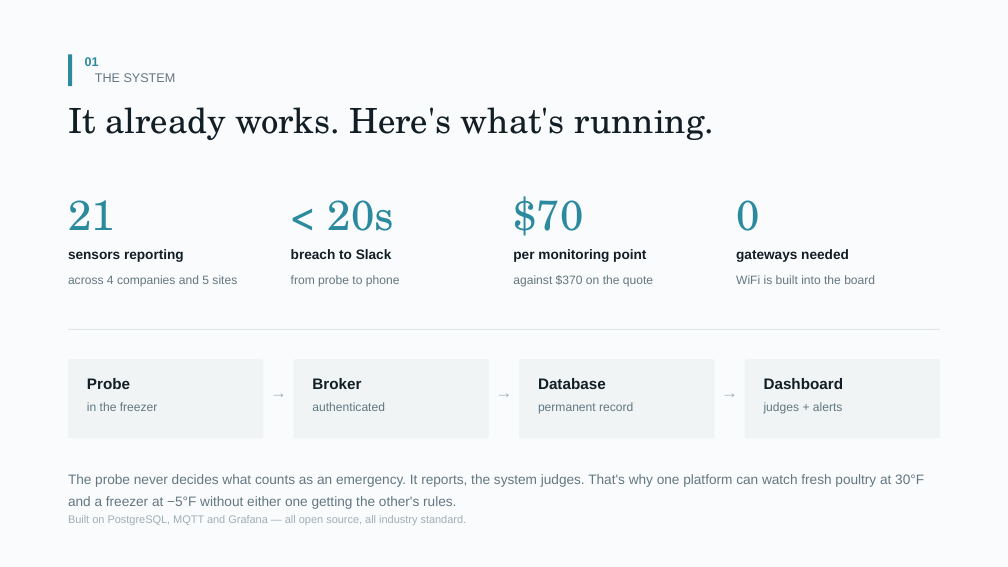
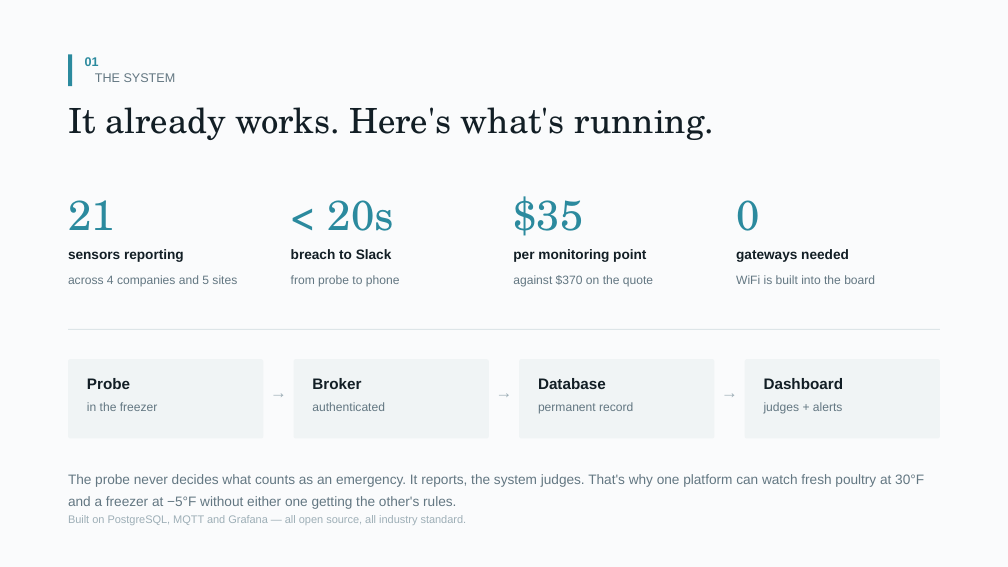
Before and after one commit to jjlavigne/lilygo_temp_sensor_backend, a slide deck: slide 2 of presentation/Fleet-Temperature-Monitoring.pptx. Drawn at 1008x567 pixels with LibreOffice and Linux fonts; fonts in the diff are those of the drawing. Boxes give left, top, right and bottom in pixels: in the first picture for what was removed or moved away, otherwise in the second. Text is boxed around its words. In the diff, an @@ line names an element or a change of style, - is before the commit and + after.

```diff
--- a/presentation/Fleet-Temperature-Monitoring.pptx
+++ b/presentation/Fleet-Temperature-Monitoring.pptx
@@ text at (x1=513, y1=196, x2=583, y2=236): text changed @@
-$70
+$35
```
Also in this commit, not shown: 3 other slides changed, 1 other file.
